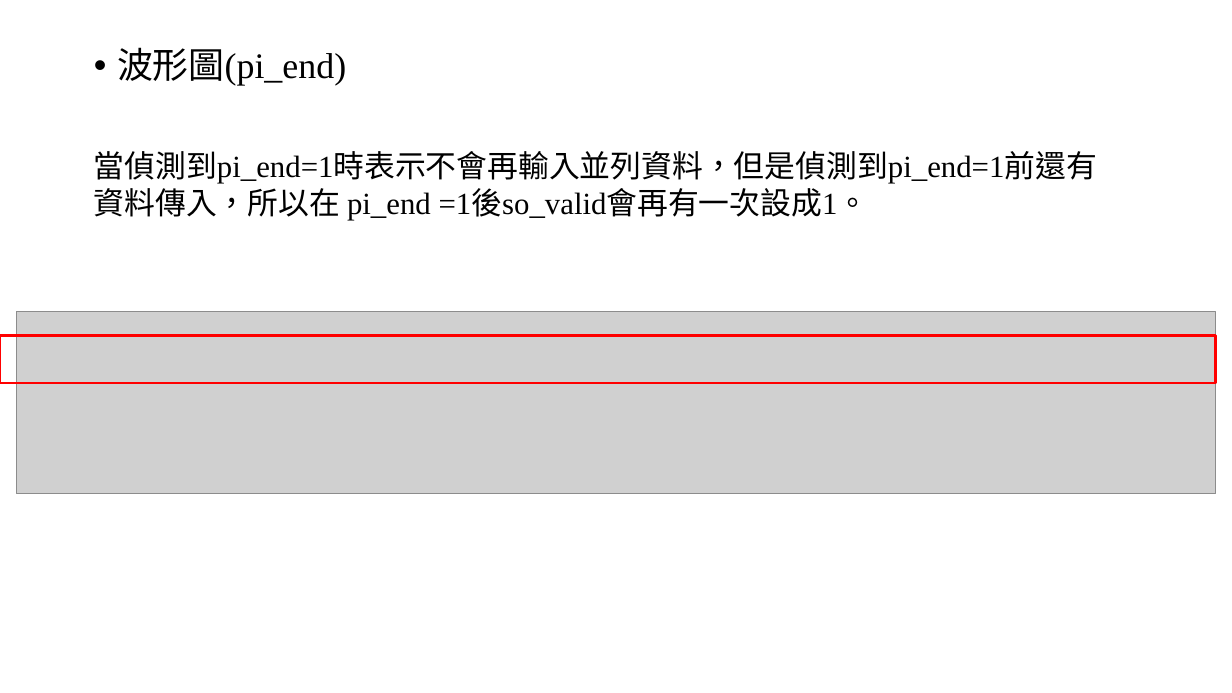
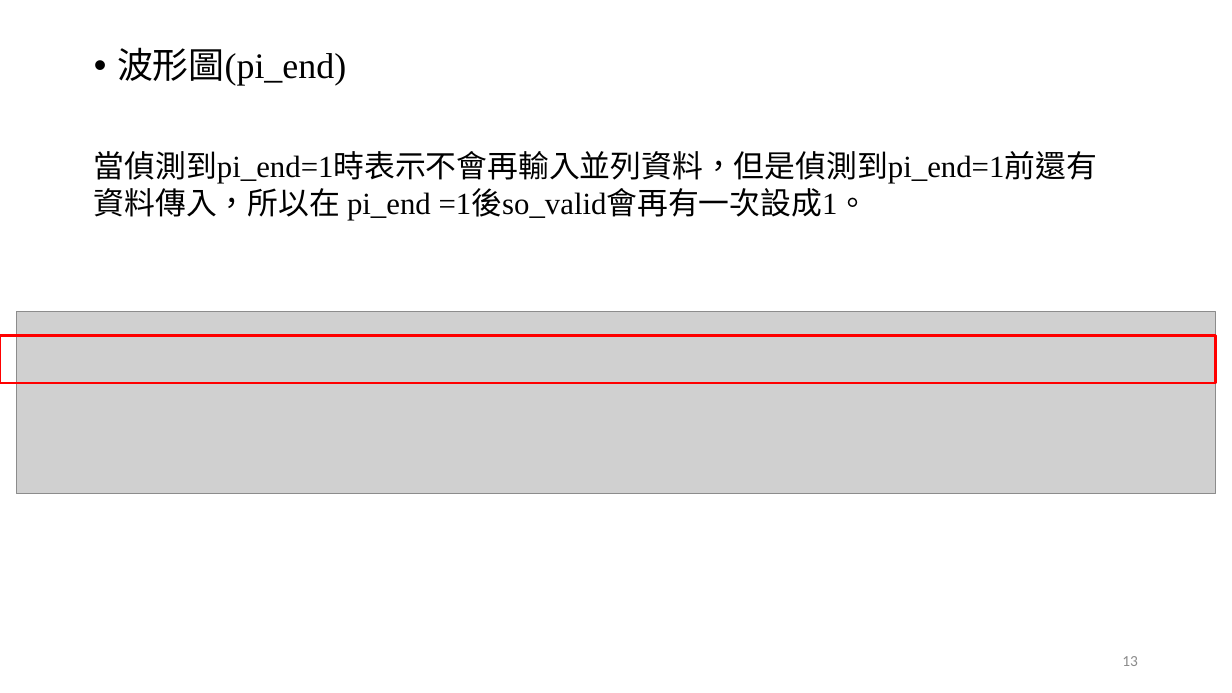
Before and after one commit to Chi-Yung/Chi-Yung, a slide deck: slide 14 of 報告.pptx. Drawn at 1232x693 pixels with LibreOffice and Linux fonts; fonts in the diff are those of the drawing; grey boxes stand for pictures. Boxes give left, top, right and bottom in pixels: in the first picture for what was removed or moved away, otherwise in the second. Text is boxed around its words. In the diff, an @@ line names an element or a change of style, - is before the commit and + after.

```diff
--- a/報告.pptx
+++ b/報告.pptx
@@ page number added at <box>1122,656,1138,666</box>, 12 pt, text #8C8C8C @@
+13
```
Also in this commit, not shown: 12 other slides changed.
